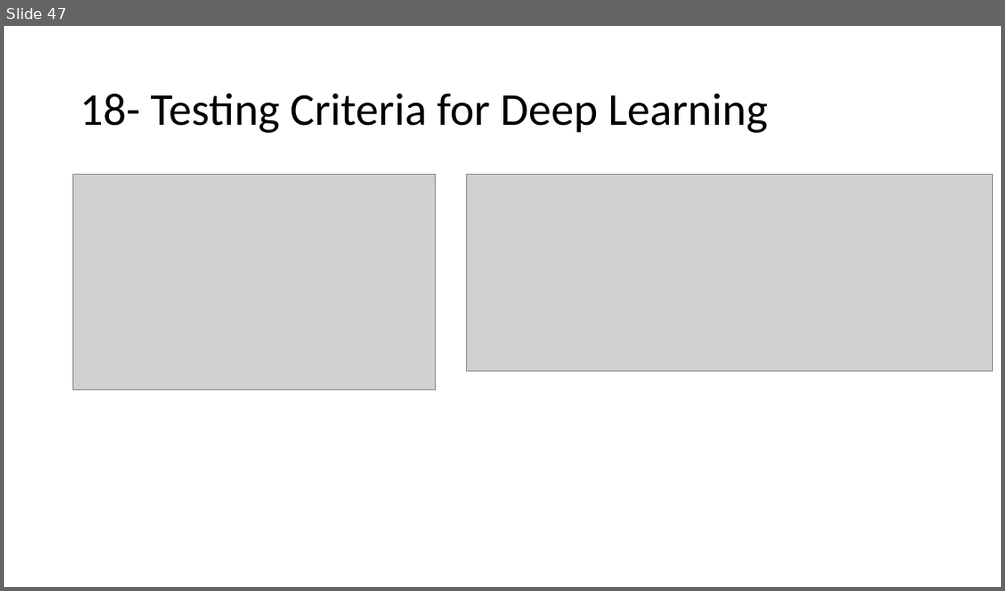
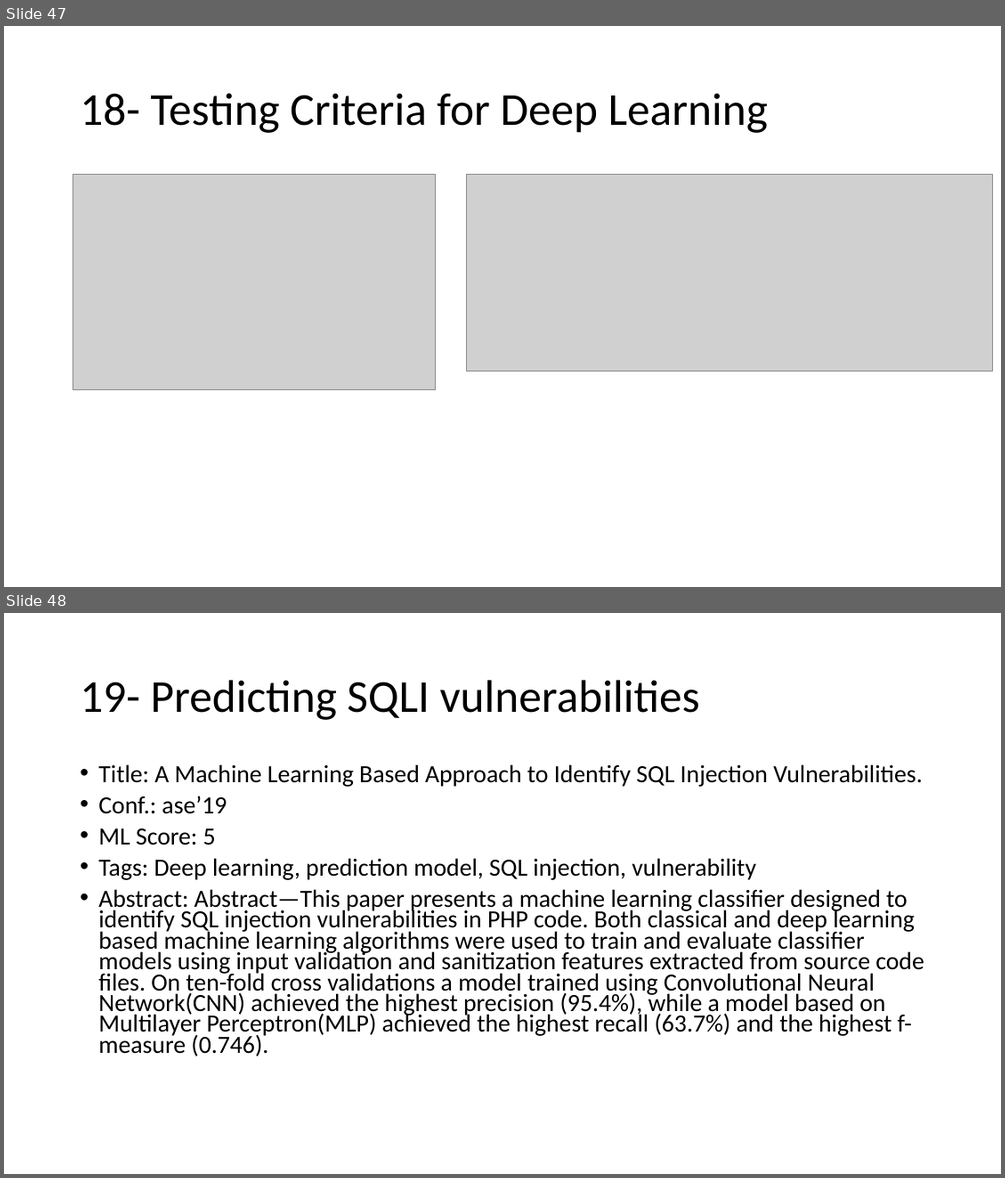
Before and after one commit to AhmadM-DL/SEML, a slide deck: SEML.pptx. Shown one above the other, each under a label of ours: slide 47 before the commit, slides 47 and 48 after it. The pictures are 1005x591 and 1005x1178 pixels, drawn with LibreOffice and Linux fonts; fonts in the diff are those of the drawing; grey boxes stand for pictures. Boxes give left, top, right and bottom in pixels: in the first picture for what was removed or moved away, otherwise in the second. Text is boxed around its words. In the diff, an @@ line names an element or a change of style, - is before the commit and + after.

```diff
--- a/SEML.pptx
+++ b/SEML.pptx
@@ slide 48 added at box(4, 613, 1001, 1174), background #FFFFFF @@
@@ title added at box(80, 680, 700, 720), 44 pt, text #000000 @@
+19- Predicting SQLI vulnerabilities
@@ text added at box(98, 764, 923, 1056), 23.8 pt, text #000000 @@
+• Title: A Machine Learning Based Approach to Identify SQL Injection Vulnerabilities.
+• Conf.: ase’19
+• ML Score: 5
+• Tags: Deep learning, prediction model, SQL injection, vulnerability
+• Abstract: Abstract—This paper presents a machine learning classifier designed to identify SQL injection vulnerabilities in PHP code. Both classical and deep learning based machine learning algorithms were used to train and evaluate classifier models using input validation and sanitization features extracted from source code files. On ten-fold cross validations a model trained using Convolutional Neural Network(CNN) achieved the highest precision (95.4%), while a model based on Multilayer Perceptron(MLP) achieved the highest recall (63.7%) and the highest f-measure (0.746).
```
Also in this commit, not shown: 17 slides changed, 9 other slides added, 1 other file.
